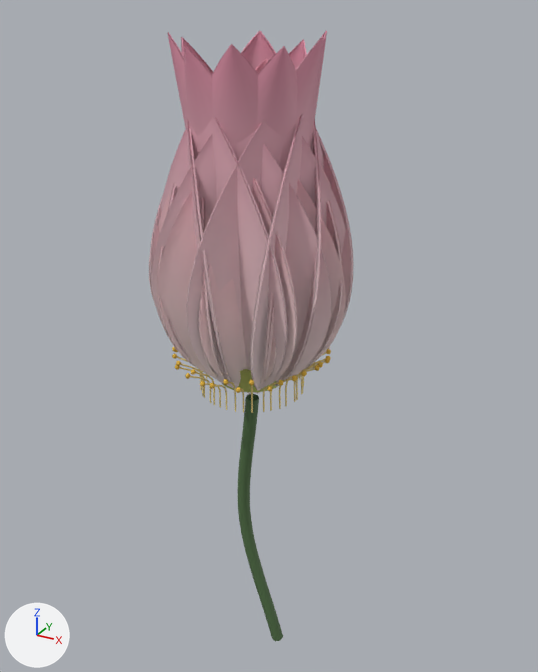
The glTF model models/flowers/lotus.glb as it was, and as the next commit left it.
The view is the same before and after, from a camera (50 mm lens) standing at (0.583, -0.999, 0.604) and looking at (-0.01, 0.079, 0.064). Arrows for +X, +Y and +Z are at lower left; the lights stay in place. The picture after the commit comes second. Where no turn or scale is listed for an object, it has been applied to the vertices.

The first picture shows '荷花.001', '荷花.002', '荷花.003', '荷花.004', '荷花.007', '荷花.008', '荷花.009', '荷花.010', '荷花.011', '荷花.016', '荷花.019', '荷花.037' and 13 more.
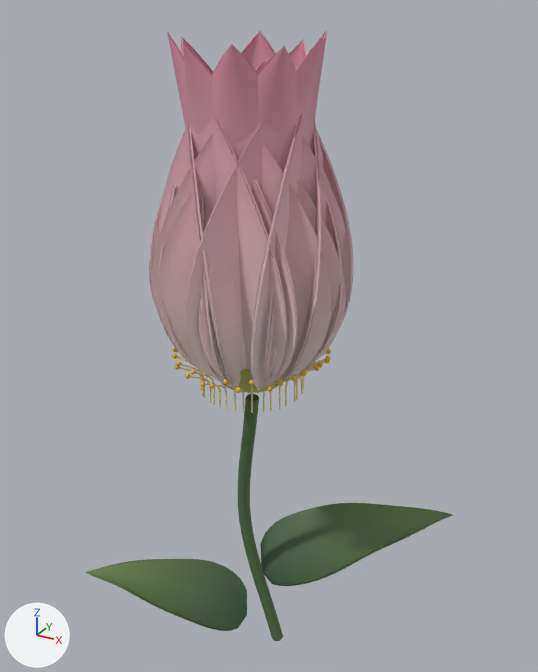
What differs and where, as boxes (x1, y1, x2, y2) in the pictures (538 x 672 px):
'荷花.038', added (green): after (260, 503, 453, 586)
'荷花.039', added (green): after (85, 559, 247, 631)

Diff of the bpy script that builds the scene:
```diff
--- a/models/flowers/lotus.glb.py
+++ b/models/flowers/lotus.glb.py
@@ mat_procedural_petal_material_010 @@
+mat_procedural_petal_material_010 = bpy.data.materials.new('Procedural petal material.010')
+mat_procedural_petal_material_010.use_nodes = True; mat_procedural_petal_material_010.node_tree.nodes.clear()
+_N = mat_procedural_petal_material_010.node_tree.nodes; _L = mat_procedural_petal_material_010.node_tree.links
+n0 = _N.new('ShaderNodeBsdfPrincipled'); n0.name = 'Principled BSDF'
+n0.inputs[2].default_value = 0.54  # 'Roughness'
+n1 = _N.new('ShaderNodeOutputMaterial'); n1.name = 'Material Output'
+n2 = _N.new('ShaderNodeVertexColor'); n2.name = 'Color Attribute'
+_L.new(n0.outputs[0], n1.inputs[0])  # 'BSDF' to 'Surface'
+_L.new(n2.outputs[0], n0.inputs[0])  # 'Color' to 'Base Color'
@@ mat_procedural_petal_material_009 @@
+mat_procedural_petal_material_009 = bpy.data.materials.new('Procedural petal material.009')
+mat_procedural_petal_material_009.use_nodes = True; mat_procedural_petal_material_009.node_tree.nodes.clear()
+_N = mat_procedural_petal_material_009.node_tree.nodes; _L = mat_procedural_petal_material_009.node_tree.links
+n0 = _N.new('ShaderNodeBsdfPrincipled'); n0.name = 'Principled BSDF'
+n0.inputs[2].default_value = 0.54  # 'Roughness'
+n1 = _N.new('ShaderNodeOutputMaterial'); n1.name = 'Material Output'
+n2 = _N.new('ShaderNodeVertexColor'); n2.name = 'Color Attribute'
+_L.new(n0.outputs[0], n1.inputs[0])  # 'BSDF' to 'Surface'
+_L.new(n2.outputs[0], n0.inputs[0])  # 'Color' to 'Base Color'
@@ me_mesh_10 @@
+me_mesh_10.from_pydata(...)  # 1102 vertices, 2200 faces; spans x -0.332..-0.013, y -0.133..0.052, z 0.003..0.081
+me_mesh_10.materials.append(mat_procedural_petal_material_010)
@@ me_mesh_9 @@
+me_mesh_9.from_pydata(...)  # 1102 vertices, 2200 faces; spans x -0.016..0.322, y -0.029..0.262, z 0.003..0.093
+me_mesh_9.materials.append(mat_procedural_petal_material_009)
@@ ob_荷花_039 @@
+ob_荷花_039 = bpy.data.objects.new('荷花.039', me_mesh_10)
+ob_荷花_039.location = (0.01, 0.0, -0.52)
@@ ob_荷花_038 @@
+ob_荷花_038 = bpy.data.objects.new('荷花.038', me_mesh_9)
+ob_荷花_038.location = (-0.01, 0.0, -0.42)
```
